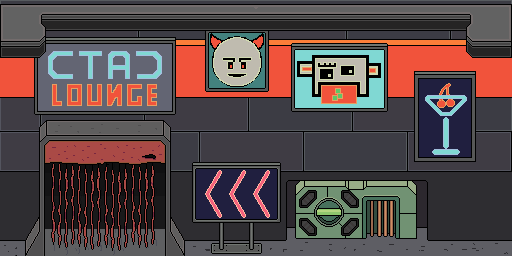
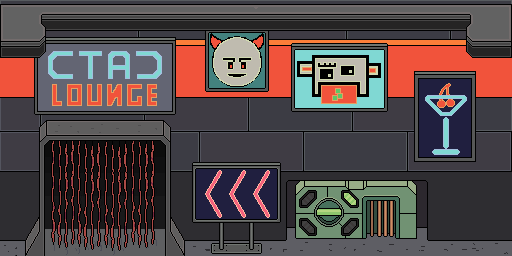
Two versions of the same layered image (w=512, h=256). Layer-by-layer changes:
painted on "curtain" over [45, 141, 165, 172]
added layer "active part" in group "machineprop" over [344, 193, 356, 205]
painted on "machine_lüftung" over [344, 193, 356, 205]
